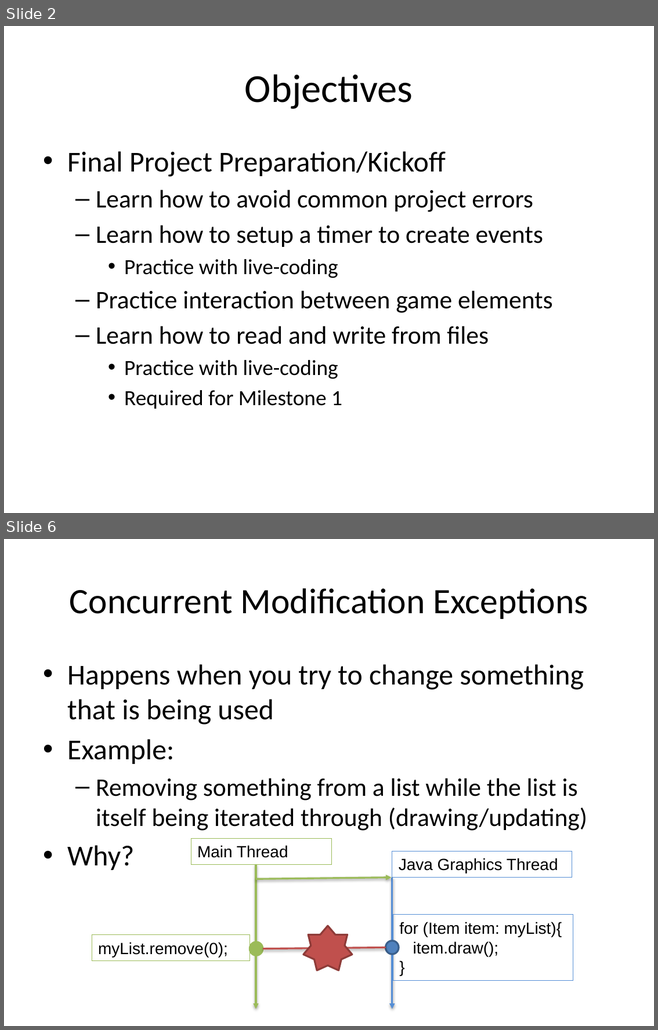
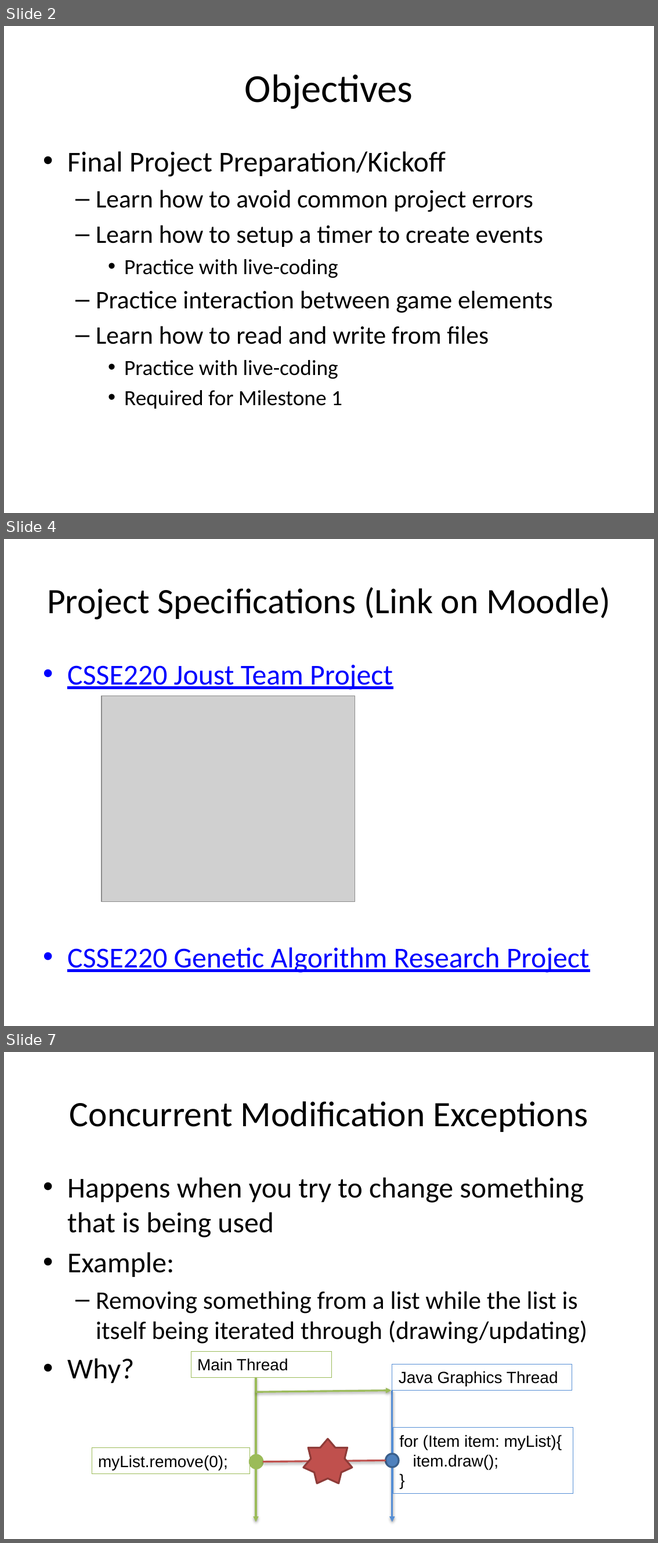
Before and after one commit to RHIT-CSSE/csse220, a slide deck: ClassMaterialsChunked/EventBasedGameLoop/Slides/EventBasedGameLoop.pptx. Shown one above the other, each under a label of ours: slides 2 and 6 before the commit, slides 2, 4 and 7 after it; the slides between them are not shown. The pictures are 658x1030 and 658x1543 pixels, drawn with LibreOffice and Linux fonts; fonts in the diff are those of the drawing; grey boxes stand for pictures. Boxes give left, top, right and bottom in pixels: in the first picture for what was removed or moved away, otherwise in the second. Text is boxed around its words. In the diff, an @@ line names an element or a change of style, - is before the commit and + after.

```diff
--- a/ClassMaterialsChunked/EventBasedGameLoop/Slides/EventBasedGameLoop.pptx
+++ b/ClassMaterialsChunked/EventBasedGameLoop/Slides/EventBasedGameLoop.pptx
@@ slide 4 added at [4, 539, 654, 1026], background #FFFFFF @@
@@ title added at [47, 587, 610, 620], 39.6 pt, text #000000 @@
+Project Specifications (Link on Moodle)
@@ text added at [67, 664, 589, 973], 32 pt, text #0000FF, underline @@
+• CSSE220 Joust Team Project
+• CSSE220 Genetic Algorithm Research Project
@@ picture added at [101, 696, 355, 902] @@
@@ what was slide 6 is now slide 7 @@
```
Also in this commit, not shown: 9 slides changed, 3 other slides added, 7 other files.
